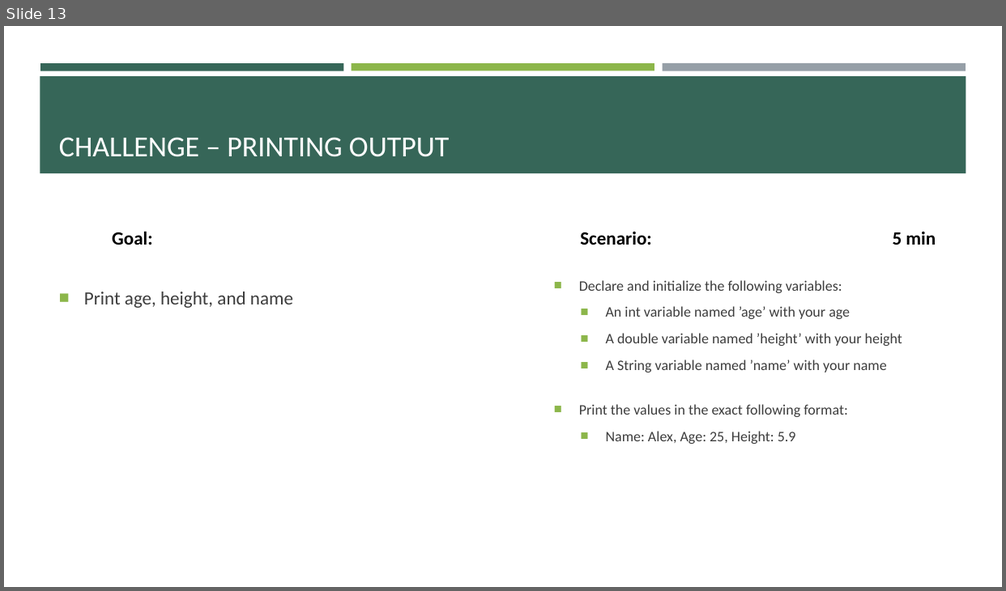
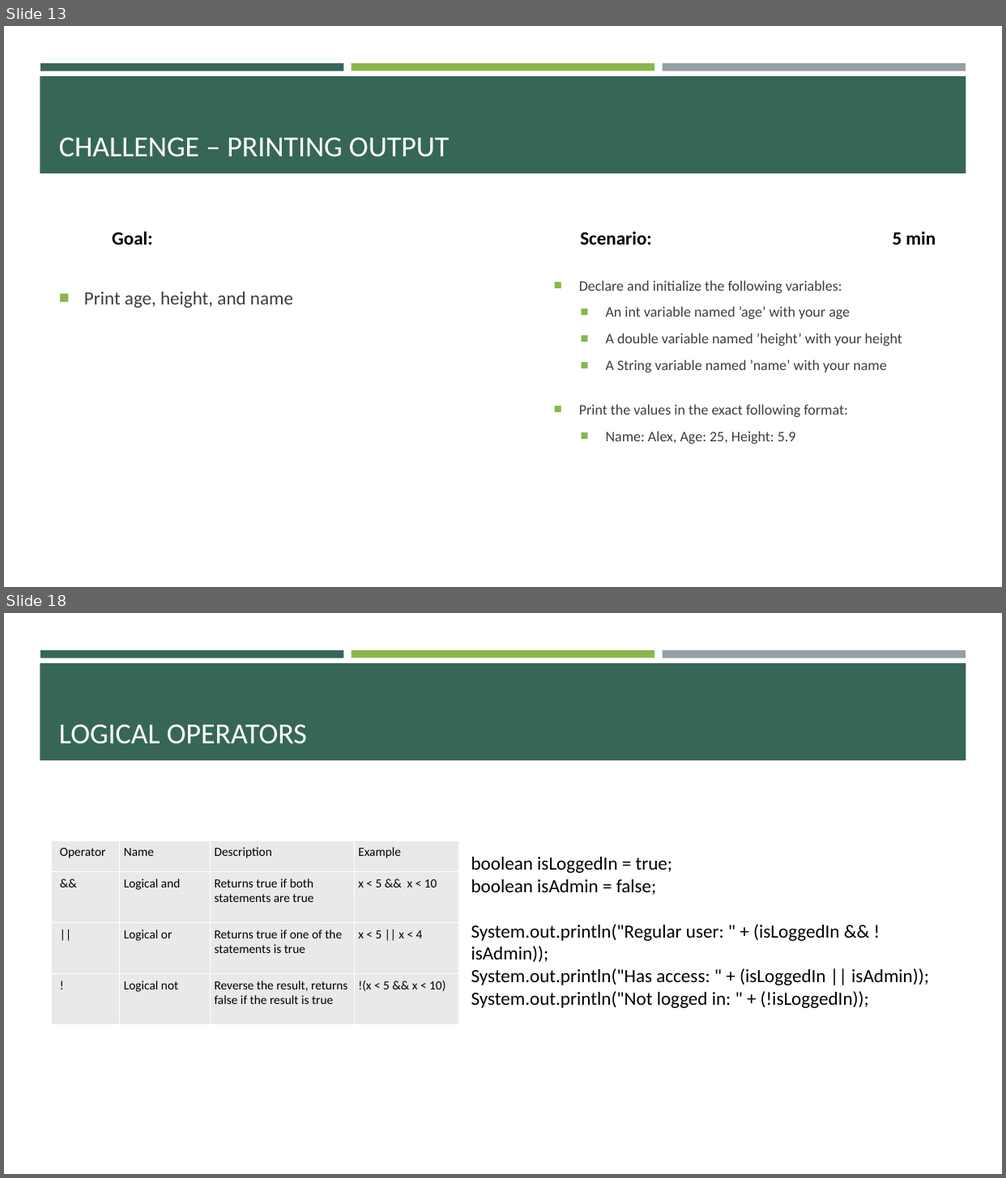
Before and after one commit to e-m-wilson/java-fs, a slide deck: Week_2/Core_Java.pptx. Shown one above the other, each under a label of ours: slide 13 before the commit, slides 13 and 18 after it; the slides between them are not shown. The pictures are 1006x591 and 1006x1178 pixels, drawn with LibreOffice and Linux fonts; fonts in the diff are those of the drawing. Boxes give left, top, right and bottom in pixels: in the first picture for what was removed or moved away, otherwise in the second. Text is boxed around its words. In the diff, an @@ line names an element or a change of style, - is before the commit and + after.

```diff
--- a/Week_2/Core_Java.pptx
+++ b/Week_2/Core_Java.pptx
@@ slide 18 added at <box>4,613,1002,1174</box>, background #FFFFFF; not listed: 4 template elements that a slide beside it also shows @@
@@ title added at <box>59,724,307,744</box>, 28 pt, text #FFFFFF @@
+LOGICAL OPERATORS
@@ table added at <box>52,841,459,1024</box>, 4 rows, 4 columns @@
+Operator | Name | Description | Example
+&& | Logical and | Returns true if both statements are true | x < 5 && x < 10
+|| | Logical or | Returns true if one of the statements is true | x < 5 || x < 4
+! | Logical not | Reverse the result, returns false if the result is true | !(x < 5 && x < 10)
@@ text added at <box>471,857,929,1008</box>, 18 pt, text #000000 @@
+boolean isLoggedIn = true;
+boolean isAdmin = false;
+System.out.println("Regular user: " + (isLoggedIn && !isAdmin));
+System.out.println("Has access: " + (isLoggedIn || isAdmin));
+System.out.println("Not logged in: " + (!isLoggedIn));
```
Also in this commit, not shown: 1 slide changed, 20 other slides added, 1 slide removed, 3 other files.
